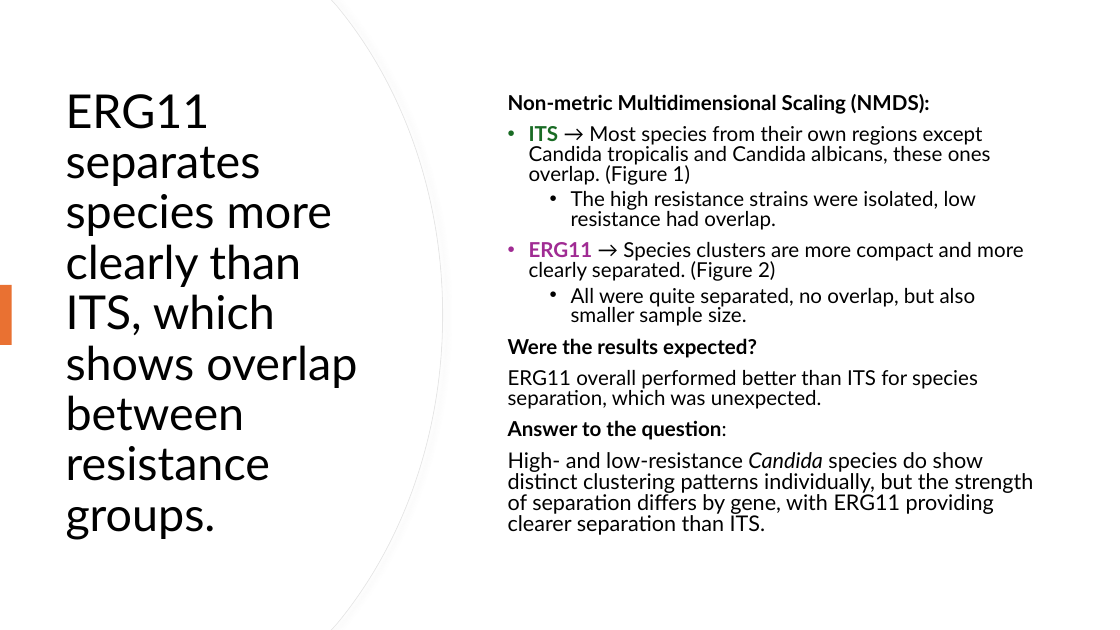
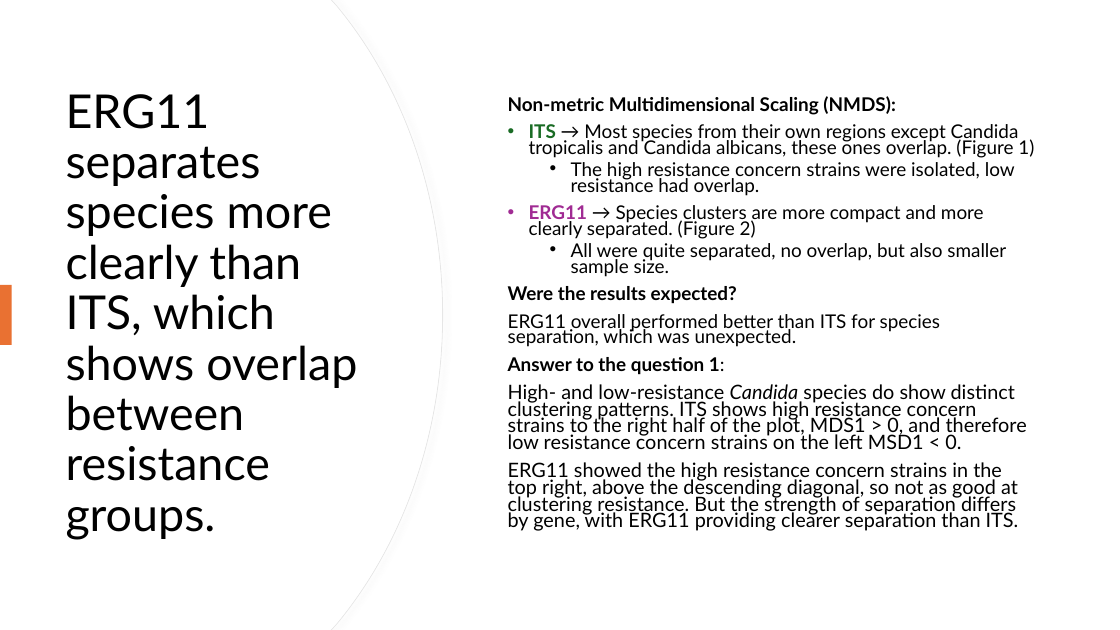
Before and after one commit to snsaiphoo/binf6210_assignment4, a slide deck: slide 10 of doc/Candida Comparison.pptx. Drawn at 1120x630 pixels with LibreOffice and Linux fonts; fonts in the diff are those of the drawing. Boxes give left, top, right and bottom in pixels: in the first picture for what was removed or moved away, otherwise in the second. Text is boxed around its words. In the diff, an @@ line names an element or a change of style, - is before the commit and + after.

```diff
--- a/doc/Candida Comparison.pptx
+++ b/doc/Candida Comparison.pptx
@@ text at bbox=[508, 96, 1034, 347]: size 17.6 to 16.1 pt in "Non-metric Multidimensional Scaling (NMDS):", "ITS → Most species from their own ...", "ERG11 → Species clusters are more compact ...", "All were quite separated, no overlap, but ..." and 2 more places; line spacing 0.8 to 0.7 @@
@@ text at bbox=[571, 162, 1015, 196]: text changed; size 17.6 to 16.1 pt @@
-  • The high resistance strains were isolated, low resistance had overlap.
+  • The high resistance concern strains were isolated, low resistance had overlap.
@@ text at bbox=[508, 357, 1027, 531]: text changed; size 18.5 to 17 pt @@
-Answer to the question:
-High- and low-resistance Candida species do show distinct clustering patterns individually, but the strength of separation differs by gene, with ERG11 providing clearer separation than ITS.
+Answer to the question 1:
+High- and low-resistance Candida species do show distinct clustering patterns. ITS shows high resistance concern strains to the right half of the plot, MDS1 > 0, and therefore low resistance concern strains on the left MSD1 < 0.
+ERG11 showed the high resistance concern strains in the top right, above the descending diagonal, so not as good at clustering resistance. But the strength of separation differs by gene, with ERG11 providing clearer separation than ITS.
```
Also in this commit, not shown: 6 other slides changed.
